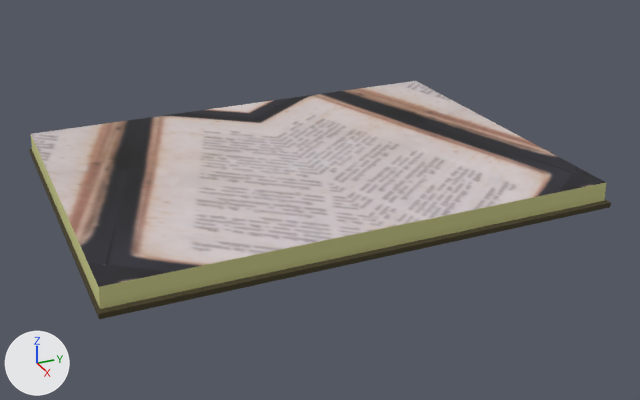
An edit to the FBX model Assets/MainBook.FBX, drawn before and after from the same camera.
Rendered twice from a 50 mm camera at (3.11, -1.31, 1.44) aimed at (0.08, 0.06, -0.07). Lighting does not change. The marker at lower left points along +X, +Y and +Z. Where no turn or scale is listed for an object, it has been applied to the vertices.
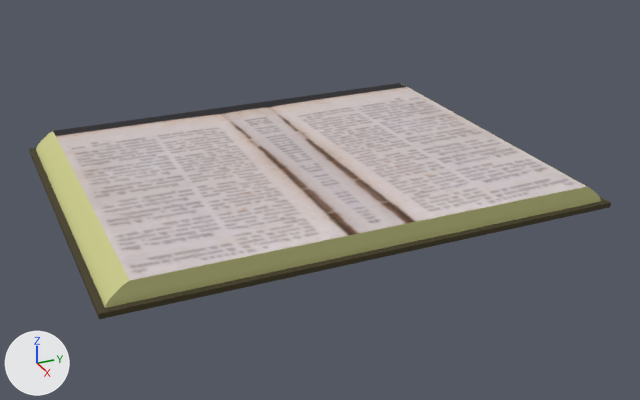
Commit message: update book

Boxes [x1, y1, x2, y2] around the edits, measured in the pictures (640 x 400 px; the box of a moved part takes in the faces that stretch with it):
```json
{"object": "Box001", "change": "surface changed, reshaped", "before": [29, 105, 385, 319], "after": [29, 105, 385, 319]}
{"object": "Box002", "change": "surface changed, reshaped", "before": [240, 81, 611, 257], "after": [240, 83, 611, 257]}
{"part": 1, "of": "me_mesh_001", "change": "moved or reshaped", "before": [29, 105, 382, 312], "after": [29, 105, 382, 312]}
{"part": 2, "of": "me_mesh_001", "change": "surface changed", "before": [29, 150, 385, 319], "after": [29, 150, 385, 319]}
{"part": 3, "of": "me_mesh", "change": "moved or reshaped", "before": [240, 81, 607, 228], "after": [240, 83, 607, 228]}
{"part": 4, "of": "me_mesh", "change": "surface changed", "before": [382, 203, 611, 257], "after": [382, 203, 611, 257]}
```

Scene script edits in JSON lines:
```json
{"block": "mat_material__27", "where": "n4 = _N.new('ShaderNodeMapping'); n4.name = 'Mapping'"}
{"op": "remove", "block": "mat_material__27", "code": "n4.inputs[2].default_value = (0.0, 0.0, -90.0)  # 'Rotation'"}
{"op": "set", "path": "n4.inputs[1].default_value", "old": "(0.908, 0.05, 0.0)", "new": "(0.248, -0.724, 0.0)", "note": "'Location'"}
{"op": "set", "path": "n4.inputs[3].default_value", "old": "(2.5, 1.111, 1.0)", "new": "(0.714, 0.588, 1.0)", "note": "'Scale'"}
{"block": "me_mesh", "where": "me_mesh.from_pydata(...)  # 60 vertices, 116 faces; spans x -29.5..29.5, y -38.4..0.0, z -0.5..3.8"}
{"block": "me_mesh", "where": "# used by ob_box002; location = (0.0, 0.0, 0.0); scale = (0.0254, -0.0254, 0.0254)"}
{"block": "me_mesh", "change": "me_mesh part 3: all 14 vertices in x -28.5..28.5, y -38.0..-37.8, z 0.8..3.8 are scaled about their middle by (1, 22.9, 1), then moved by (0.0, 2.2, 0.0)"}
{"block": "me_mesh", "change": "me_mesh part 4: texture (UV) coordinates of 116 of 116 faces, centred in x -29.5..29.5, y -38.4..0.0, z -0.5..3.8, changed; they spanned u 0.0..1.0, v 0.0..1.0 and now span u 0.0..0.93, v 0.0..1.0"}
{"block": "me_mesh_001", "where": "me_mesh_001.from_pydata(...)  # 60 vertices, 116 faces; spans x -0.75..0.75, y -0.97..0.0, z -0.11..0.0"}
{"block": "me_mesh_001", "where": "# used by ob_box001; location = (0.0, 0.0, 0.096)"}
{"block": "me_mesh_001", "change": "me_mesh_001 part 1: all 14 vertices in x -0.72..0.72, y -0.96, z -0.08..0.0 are scaled about their middle by (1, 22.9, 1), then moved by (0.0, 0.05, 0.0)"}
{"block": "me_mesh_001", "change": "me_mesh_001 part 2: texture (UV) coordinates of 116 of 116 faces, centred in x -0.75..0.75, y -0.97..0.0, z -0.11..0.0, changed; they spanned u 0.0..1.0, v 0.0..1.0 and now span u 0.0..0.93, v 0.0..1.0"}
```
